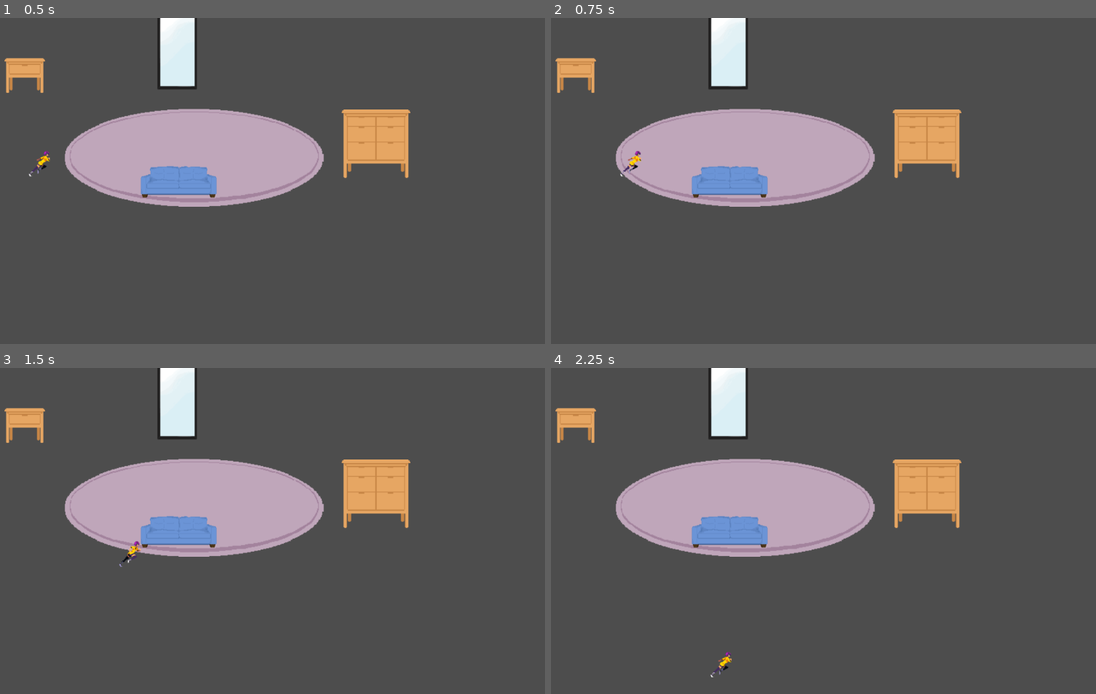
Above: before the commit, frames 1-4 (two rows, left to right).
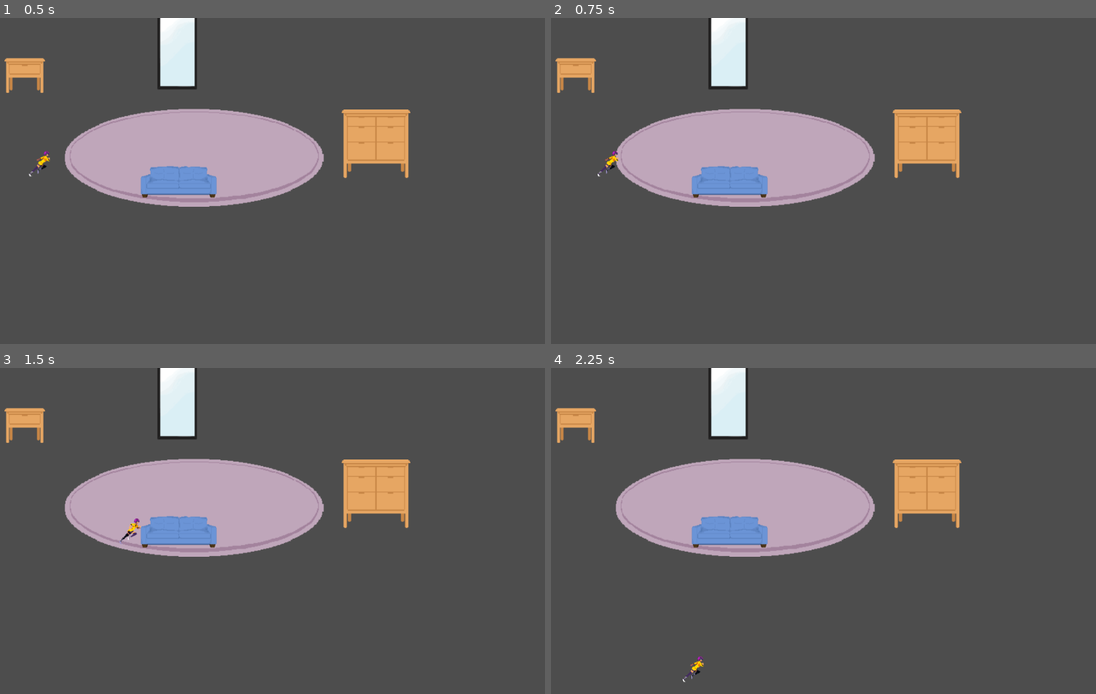
Above: after the commit, the same moments.

Repository: nugamestudioclub/Parallax
Game: Godot game, scene res://vi_test_scene.tscn
Same seed, same stepped clock (60 frames per second), same inputs: the game is played once before the commit and once after it. Before the commit the project has no main scene; this scene is started directly in both runs.
Inputs:
- Up to frame 1 (0.5 s): no input
- Up to frame 2 (0.75 s): tap Enter at 0.5 s; hold Right (move_right) from 0.53 s (still down); tap Space (interact) at 0.6 s
- Up to frame 3 (1.5 s): release Right (move_right) at 1.28 s; hold Down (move_down) from 1.28 s (still down); tap Space (interact) at 1.35 s
- Up to frame 4 (2.25 s): tap Space (interact) at 2, 2.1 s; release Down (move_down) at 2.03 s; hold Right (move_right) from 2.03 s (still down)

Frame 1 is identical in both runs. In frame 2, 0.2% of the frame differs, in the area x 8-17%, y 40-49%; in frame 3, 0.2%, in the area x 21-26%, y 46-62%; in frame 4, 0.2%.

Commit message:
Updated Player Movement System, Added Main for Testing,  added Basic Sprite Handler(To be changed)

Diff:
--- /dev/null
+++ b/main.tscn
@@ -0,0 +1,7 @@
+[gd_scene load_steps=2 format=3 uid="uid://cdh52362fr70w"]
+
+[ext_resource type="PackedScene" uid="uid://usb0p5faef4f" path="res://test_scene.tscn" id="1_vyex4"]
+
+[node name="Main" type="Node"]
+
+[node name="Node" parent="." instance=ExtResource("1_vyex4")]
--- a/prefabs/player_new.tscn
+++ b/prefabs/player_new.tscn
@@ -50,7 +50,7 @@
 [sub_resource type="RectangleShape2D" id="RectangleShape2D_kilce"]
 size = Vector2(55, 86)
 
-[node name="CharacterBody2D" type="CharacterBody2D"]
+[node name="Player" type="CharacterBody2D"]
 script = ExtResource("1_5ummq")
 
 [node name="AnimatedSprite2D" type="AnimatedSprite2D" parent="."]
--- a/project.godot
+++ b/project.godot
@@ -11,7 +11,8 @@
 [application]
 
 config/name="Parallax"
-config/features=PackedStringArray("4.1", "Forward Plus")
+run/main_scene="res://main.tscn"
+config/features=PackedStringArray("4.2", "Forward Plus")
 config/icon="res://icon.svg"
 
 [dotnet]
--- a/scripts/player_controller.gd
+++ b/scripts/player_controller.gd
@@ -1,24 +1,42 @@
 extends CharacterBody2D
 
+@export var ACCEL: float  = 1600
+@export var MAX_SPEED: float  = 400
+@export var FRIC: float  = 1600
+#@export var speed = 400
+var screensize
 
-@export var speed = 400
-var screensize
+@onready var sprite: AnimatedSprite2D = $AnimatedSprite2D
 
 func _ready():
 	screensize = get_viewport_rect().size
 
-func get_input():
-	var input_direction = Input.get_vector("move_left", "move_right", "move_up", "move_down")
-	velocity = input_direction * speed
-	if velocity.length() > 0:
-		velocity = velocity.normalized() * speed
-		$AnimatedSprite2D.play()
-	else:
-		$AnimatedSprite2D.stop()
+func _physics_process(delta: float) -> void:
+	input_handler(delta)
+	move_and_slide()
 	position.x = clamp(position.x, 0, screensize.x)
 	position.y = clamp(position.y, 0, screensize.y)
 
+func input_handler(delta: float) -> void:
+	var input_direction = Input.get_vector("move_left", "move_right", "move_up", "move_down")
 
-func _physics_process(delta):
-	get_input()
-	move_and_collide(velocity * delta)
+	# Sprite Handling
+	if input_direction.x < 0:
+		sprite.flip_h = input_direction.x < 0
+	elif input_direction.x > 0:
+		sprite.flip_h = false
+
+	# Movement Handling
+	if input_direction != Vector2.ZERO:
+		velocity = velocity.move_toward(MAX_SPEED * input_direction, ACCEL*delta)
+		sprite.play()
+	else:
+		velocity = velocity.move_toward(Vector2.ZERO, FRIC*delta)
+		sprite.stop()
+
+	velocity.normalized()
+#
+#
+#func _physics_process(delta):
+	#get_input()
+	#move_and_collide(velocity * delta)
